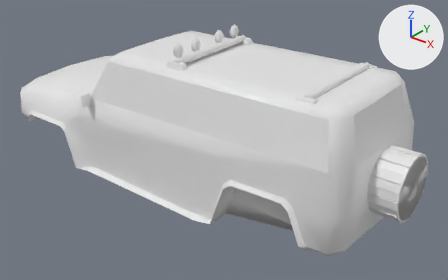
The OBJ model res/models/Hummer.obj, before and after one commit.
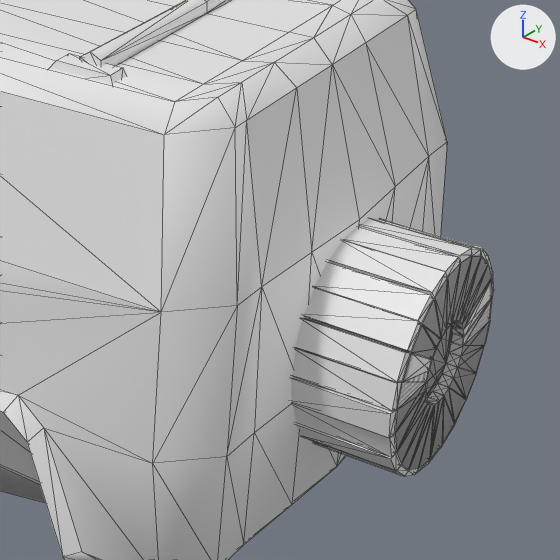
Each version is shown whole from a camera (50 mm lens) standing at (4.96, -5.83, 4.3) and looking at (0.29, 0.0, 0.69), then close up on the part from 62% to 100% of the width and 28% to 89% of the height. Every picture has the same lights, and +X, +Y and +Z are marked at upper right. The close-ups show mesh edges as thin lines. Where no turn or scale is listed for an object, it has been applied to the vertices. Vertices at the same position are counted once.

Objects in the first close-up: 'Hummer'.
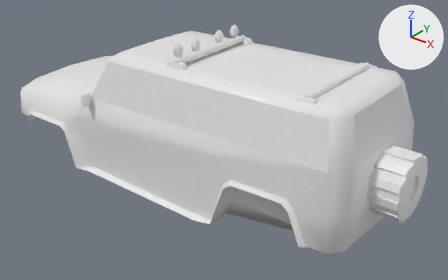
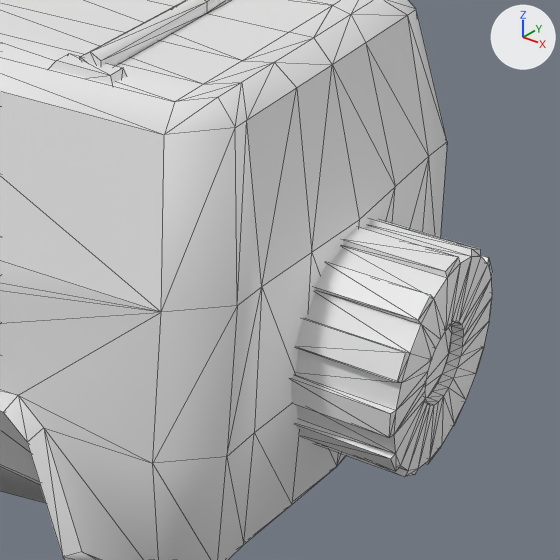
The newer file is also turned or shifted as a whole; pictures and numbers use the older file's frame.

Diff of the bpy script that builds the scene:
```diff
--- a/res/models/Hummer.obj.py
+++ b/res/models/Hummer.obj.py
@@ me_hummer @@
 # used by ob_hummer; location = (0.0, 0.0, 0.0)
-me_hummer.from_pydata(...)  # 944 vertices, 1780 faces; spans x -3.0..2.92, y -1.15..1.15, z 0.14..2.09
+me_hummer.from_pydata(...)  # 802 vertices, 1496 faces; spans x -3.0..2.92, y -1.15..1.15, z 0.14..2.09
+# me_hummer part 1: 142 vertices removed from x 2.53..2.92, y -0.39..0.39, z 0.52..1.29
```

Boxes [x1, y1, x2, y2] around the edits, measured in the close-ups (560 x 560 px):
'Hummer', reshaped: before [0, 0, 494, 560]; after [0, 0, 493, 560]
part 1 of me_hummer, deleted: before [292, 218, 494, 476]
